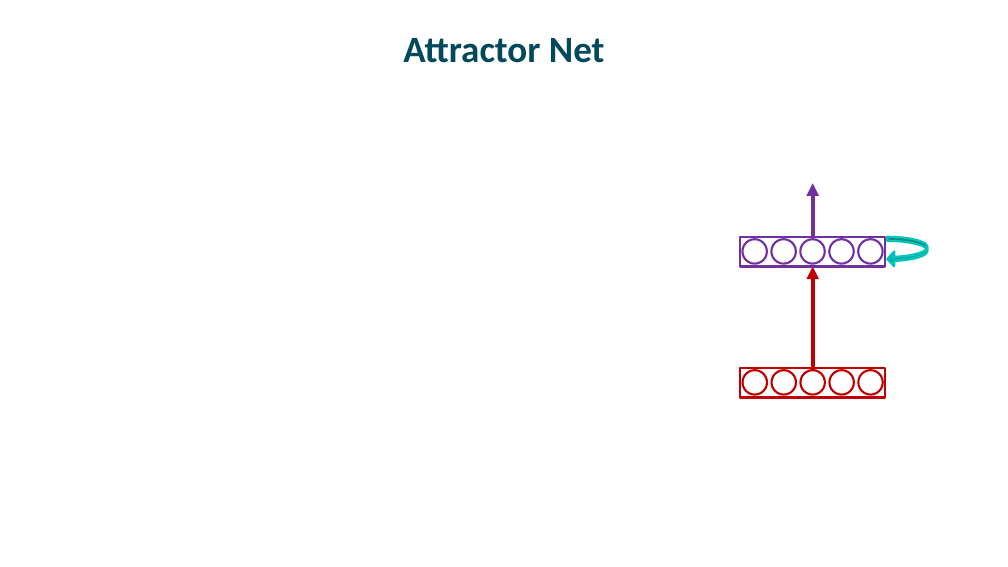
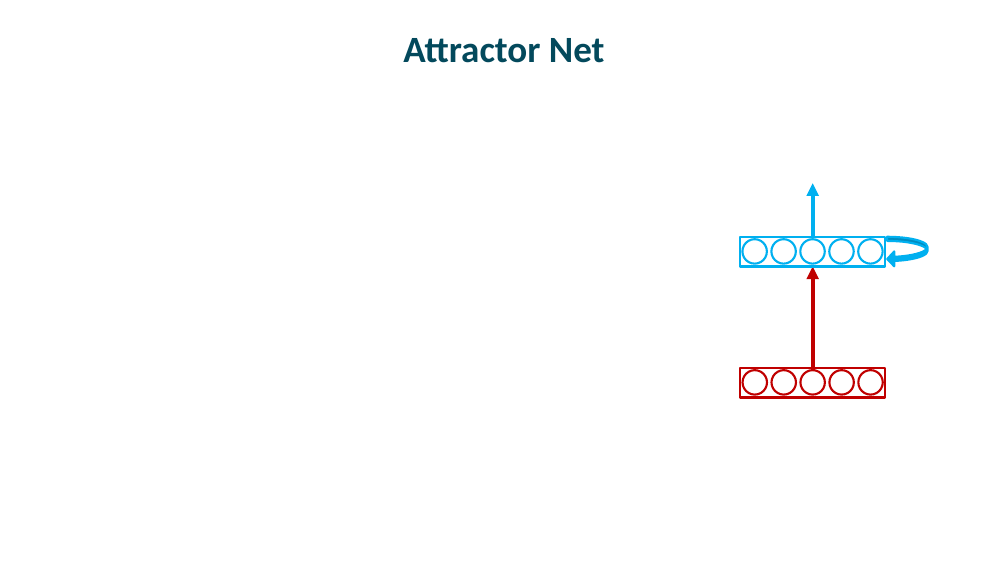
Before and after one commit to mcmozer/State_Denoised_RNN, a slide deck: slide 8 of talks/StateDenoisedRNNs.pptx (slide 9 before the commit). Drawn at 1008x567 pixels with LibreOffice and Linux fonts; fonts in the diff are those of the drawing; grey boxes stand for pictures. Boxes give left, top, right and bottom in pixels: in the first picture for what was removed or moved away, otherwise in the second. Text is boxed around its words. In the diff, an @@ line names an element or a change of style, - is before the commit and + after.

```diff
--- a/talks/StateDenoisedRNNs.pptx
+++ b/talks/StateDenoisedRNNs.pptx
@@ arrow (813, 237) - (813, 184): stroke #7030A0 4 pt to #00B0F0 4 pt @@
@@ outline #7030A0 2 pt to #00B0F0 2 pt in 6 elements at [771,239,796,263], [801,239,825,263], [830,239,854,263], [858,239,882,263], [743,239,767,263], [740,237,885,266] @@
@@ curved left arrow at [888,237,928,266]: fill #00B2B2 to #00B0F0; outline #00C6BA 2 pt to #00B0F0 2 pt @@
```
Also in this commit, not shown: 3 other slides changed, 3 slides added, 2 slides removed, 13 other files.
